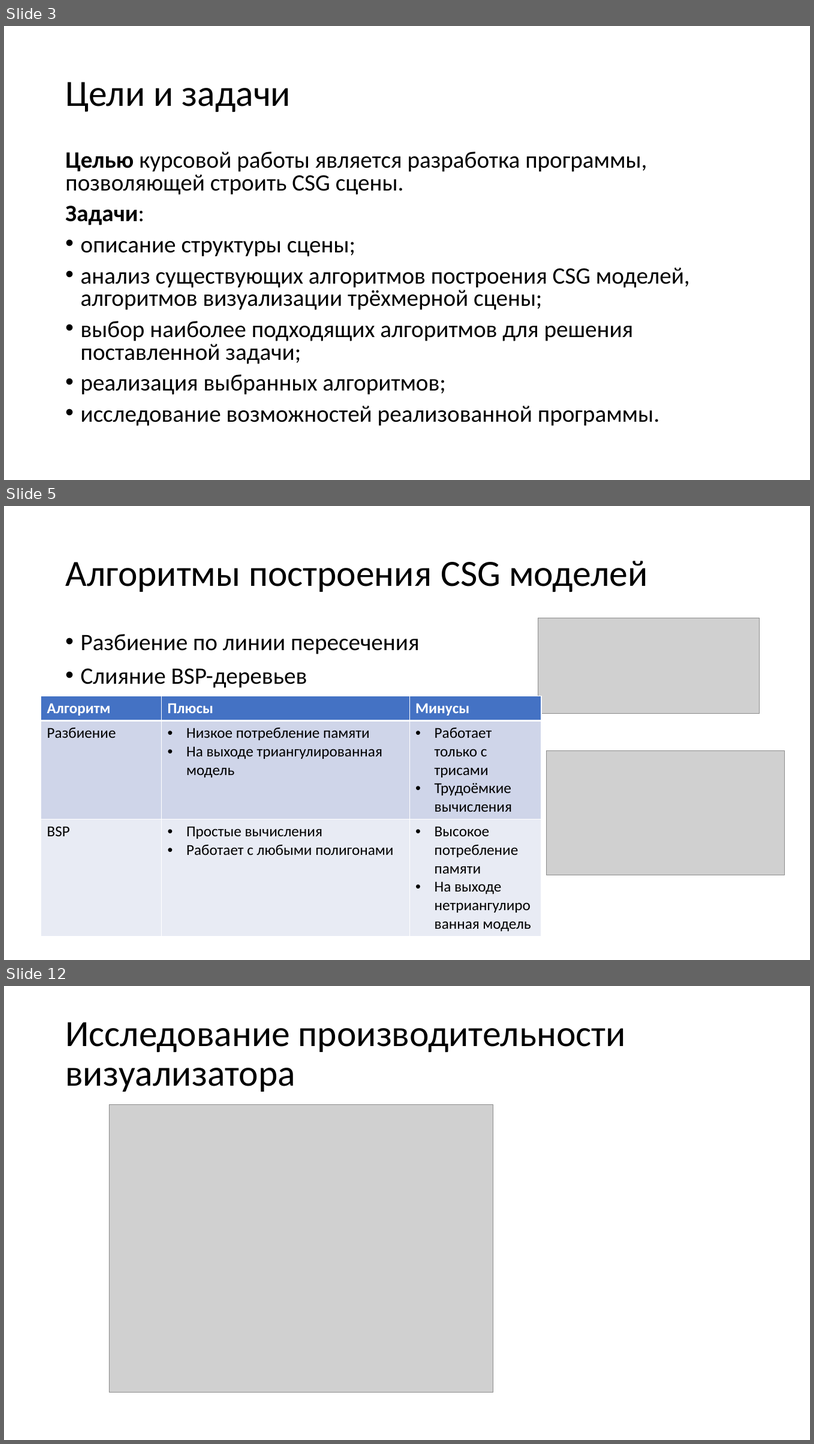
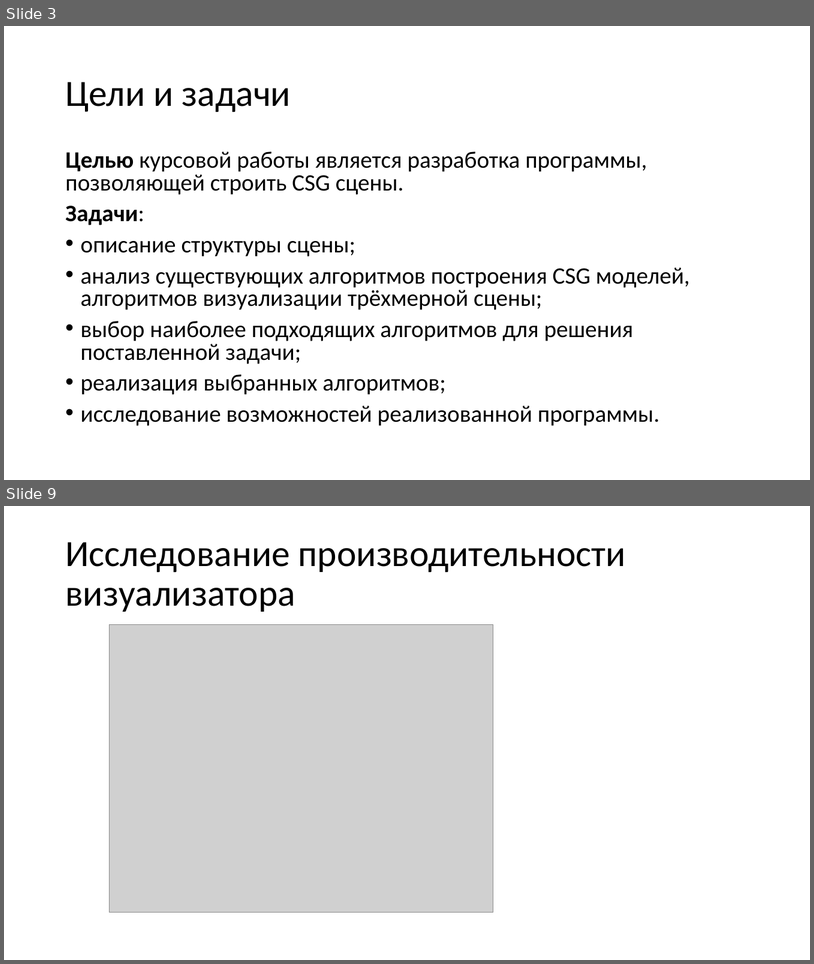
Before and after one commit to RomanQed/csg, a slide deck: docs/Курсовая_Презентация.pptx. Shown one above the other, each under a label of ours: slides 3, 5 and 12 before the commit, slides 3 and 9 after it; the slides between them are not shown. The pictures are 814x1444 and 814x964 pixels, drawn with LibreOffice and Linux fonts; fonts in the diff are those of the drawing; grey boxes stand for pictures. Boxes give left, top, right and bottom in pixels: in the first picture for what was removed or moved away, otherwise in the second. Text is boxed around its words. In the diff, an @@ line names an element or a change of style, - is before the commit and + after.

```diff
--- a/docs/Курсовая_Презентация.pptx
+++ b/docs/Курсовая_Презентация.pptx
@@ slide 5 removed at (4,506,810,960), background #FFFFFF @@
@@ title removed at (65,561,648,592) @@
-Алгоритмы построения CSG моделей
@@ picture removed at (539,618,760,714) @@
@@ text removed at (81,634,419,688) @@
-• Разбиение по линии пересечения
-• Слияние BSP-деревьев
@@ table removed at (41,696,541,933), 3 rows, 3 columns @@
-Алгоритм | Плюсы | Минусы
-Разбиение | Низкое потребление памяти / На выходе триангулированная модель | Работает только с трисами / Трудоёмкие вычисления
-BSP | Простые вычисления / Работает с любыми полигонами | Высокое потребление памяти / На выходе нетриангулированная модель
@@ picture removed at (546,750,785,875) @@
@@ what was slide 12 is now slide 9 @@
```
Also in this commit, not shown: 4 slides changed, 1 slide added, 3 other slides removed, 2 other files.
